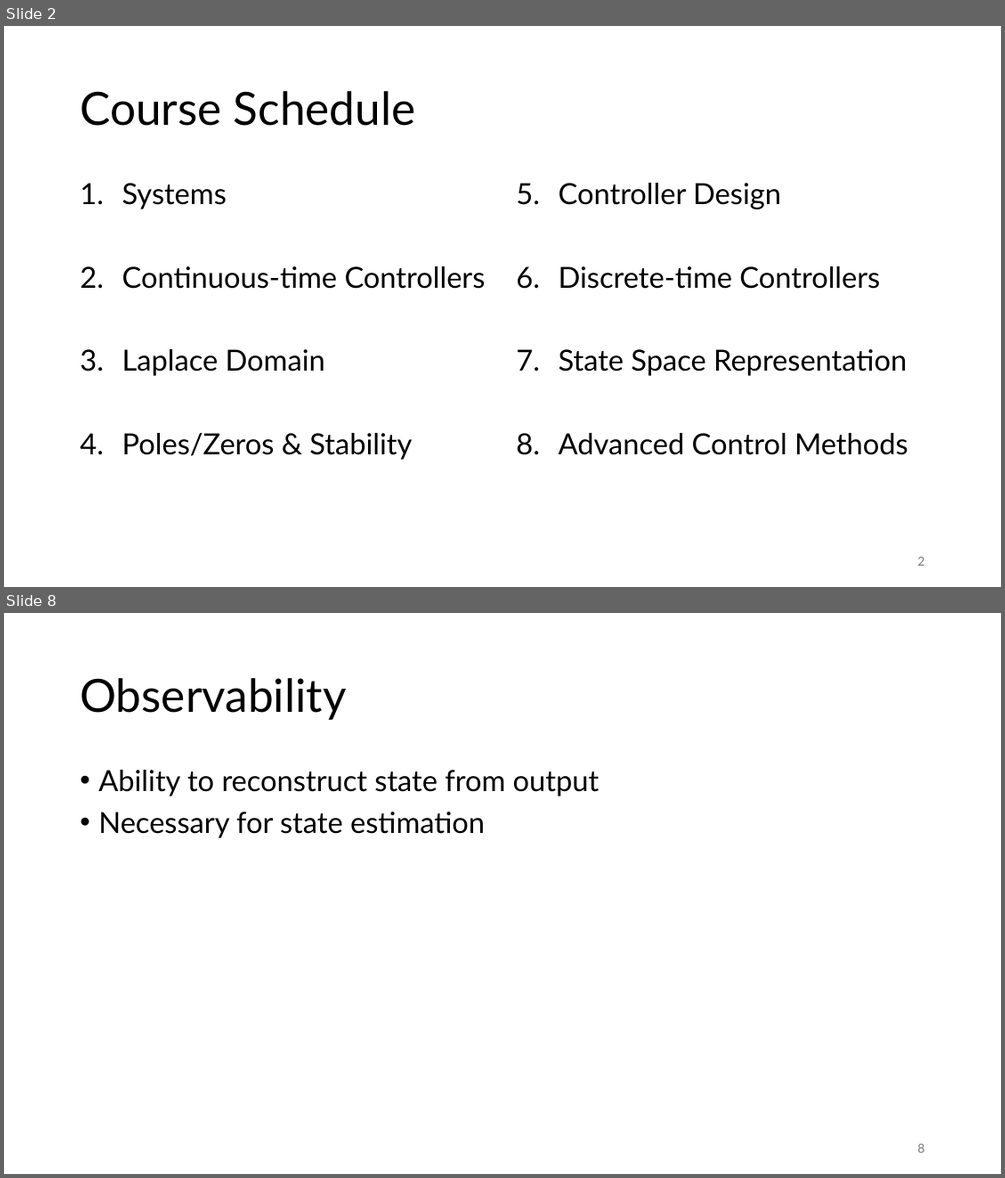
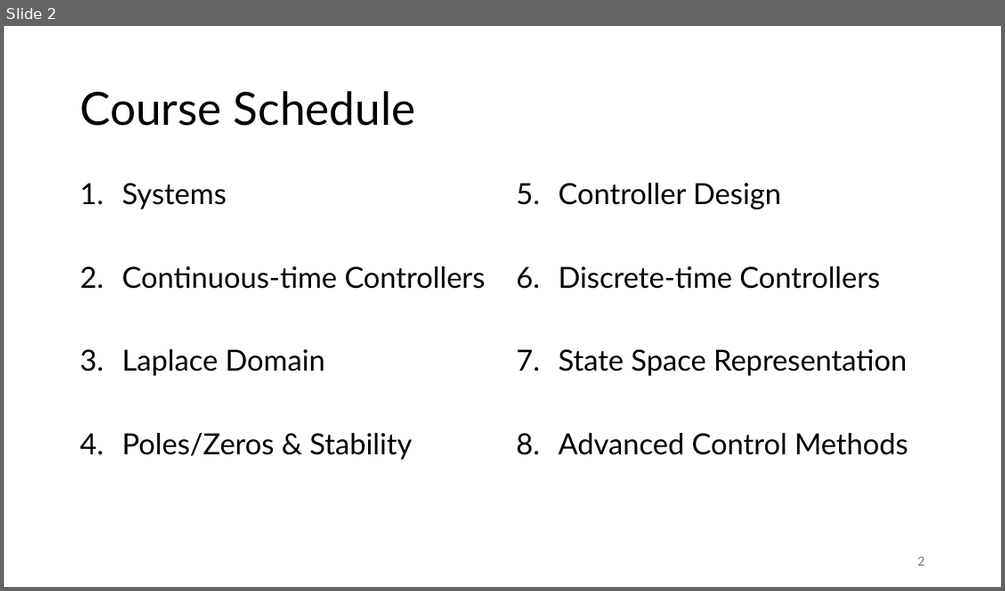
Before and after one commit to FelixWick/control_engineering, a slide deck: slides/7_state_space.pptx. Shown one above the other, each under a label of ours: slides 2 and 8 before the commit, slide 2 after it; the slides between them are not shown. The pictures are 1005x1178 and 1005x591 pixels, drawn with LibreOffice and Linux fonts; fonts in the diff are those of the drawing. Boxes give left, top, right and bottom in pixels: in the first picture for what was removed or moved away, otherwise in the second. Text is boxed around its words. In the diff, an @@ line names an element or a change of style, - is before the commit and + after.

Commit message:
state space slides

```diff
--- a/slides/7_state_space.pptx
+++ b/slides/7_state_space.pptx
@@ slide 8 removed at box(4, 613, 1001, 1174), background #FFFFFF @@
@@ title removed at box(80, 678, 346, 720) @@
-Observability
@@ text removed at box(98, 770, 599, 838) @@
-• Ability to reconstruct state from output
-• Necessary for state estimation
@@ page number removed at box(917, 1143, 924, 1152) @@
-8
```
Also in this commit, not shown: 7 slides changed, 15 slides added, 3 other slides removed.
